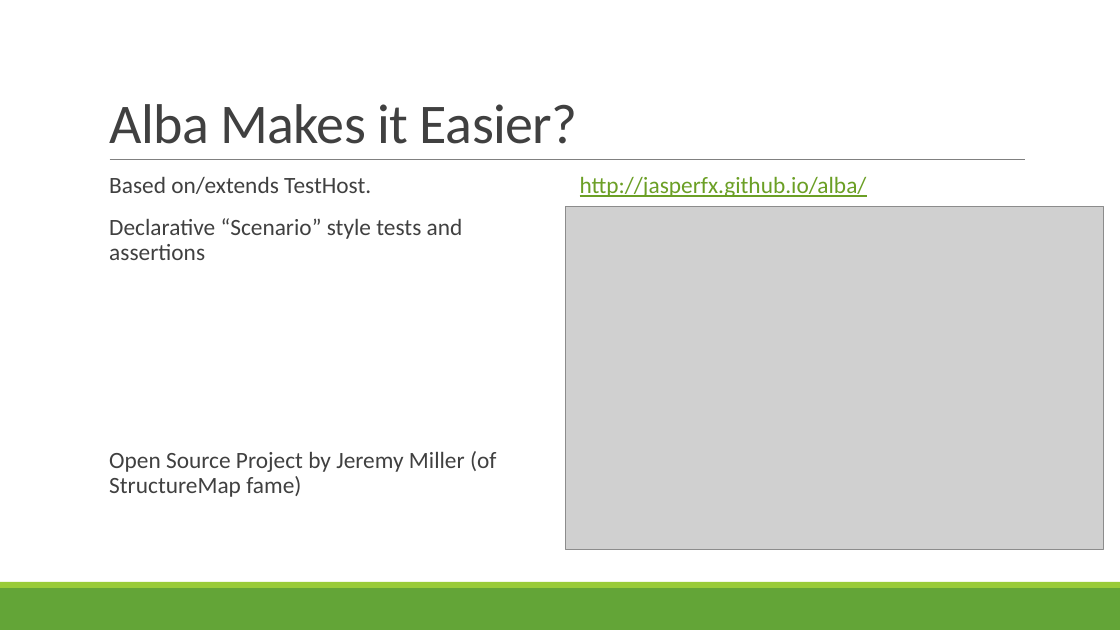
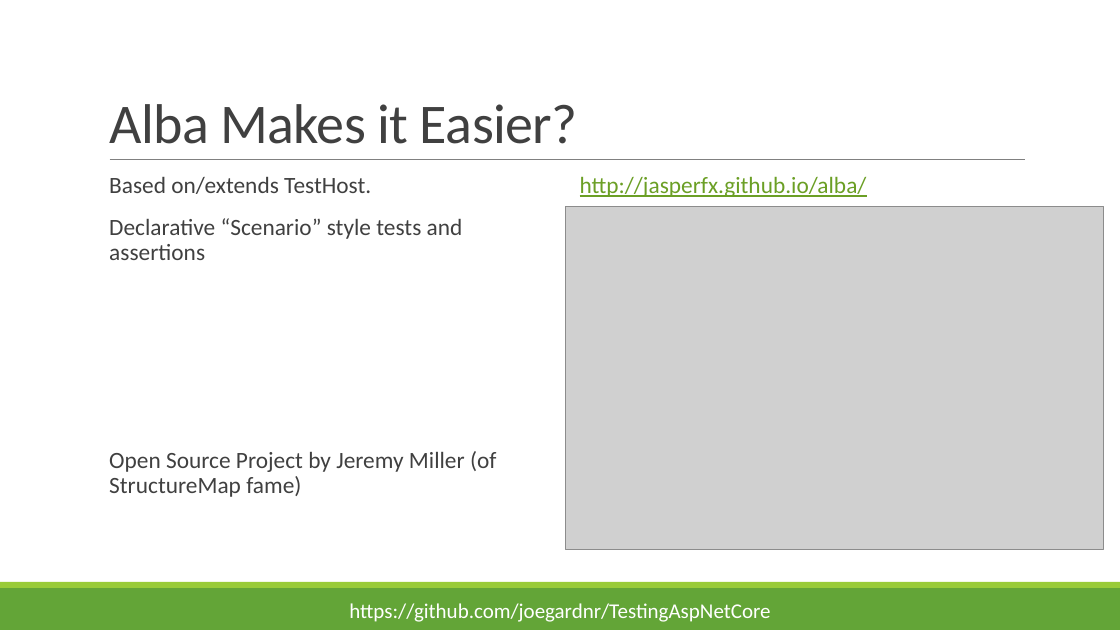
Before and after one commit to joegardnr/TestingAspNetCore, a slide deck: slide 16 of TestingASPNetCore.pptx (slide 17 before the commit). Drawn at 1120x630 pixels with LibreOffice and Linux fonts; fonts in the diff are those of the drawing; grey boxes stand for pictures. Boxes give left, top, right and bottom in pixels: in the first picture for what was removed or moved away, otherwise in the second. Text is boxed around its words. In the diff, an @@ line names an element or a change of style, - is before the commit and + after.

```diff
--- a/TestingASPNetCore.pptx
+++ b/TestingASPNetCore.pptx
@@ text added at (x1=349, y1=603, x2=770, y2=622), 18 pt, text #FFFFFF @@
+https://github.com/joegardnr/TestingAspNetCore
```
Also in this commit, not shown: 15 other slides changed, 1 slide removed, 4 other files.
